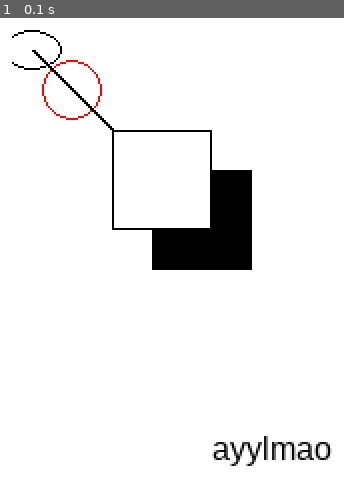
Above: before the commit, frame 1.
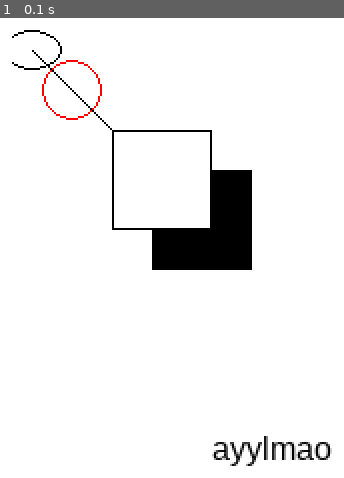
Above: after the commit, the same moment.

Repository: Viliami/NN.py
Game: pygame game, started from demo.py
Two runs of this game, one before a commit and one after it. Both use one fixed random seed, a clock stepped at 60 frames per second and the inputs below.
Inputs:
- Up to frame 1 (0.1 s): no input

The runs differ from the first frame. In frame 1, 0.1% of the frame differs, in the area x 9-34%, y 6-25%.

Commit message:
anti-aliased lines

Diff:
--- a/graphics_pygame.py
+++ b/graphics_pygame.py
@@ -90,7 +90,7 @@
         pygame.draw.circle(self, outlineColor, pos, rad, 1)
 
     def line(self, sPos, ePos, color=BLACK, width=1):
-        pygame.draw.line(self, color, sPos, ePos, width)
+        pygame.draw.aaline(self, color, sPos, ePos, width)
 
     def text(self, pos, text, color=BLACK):
         self.blit(self.font.render(text, True, color), pos)
